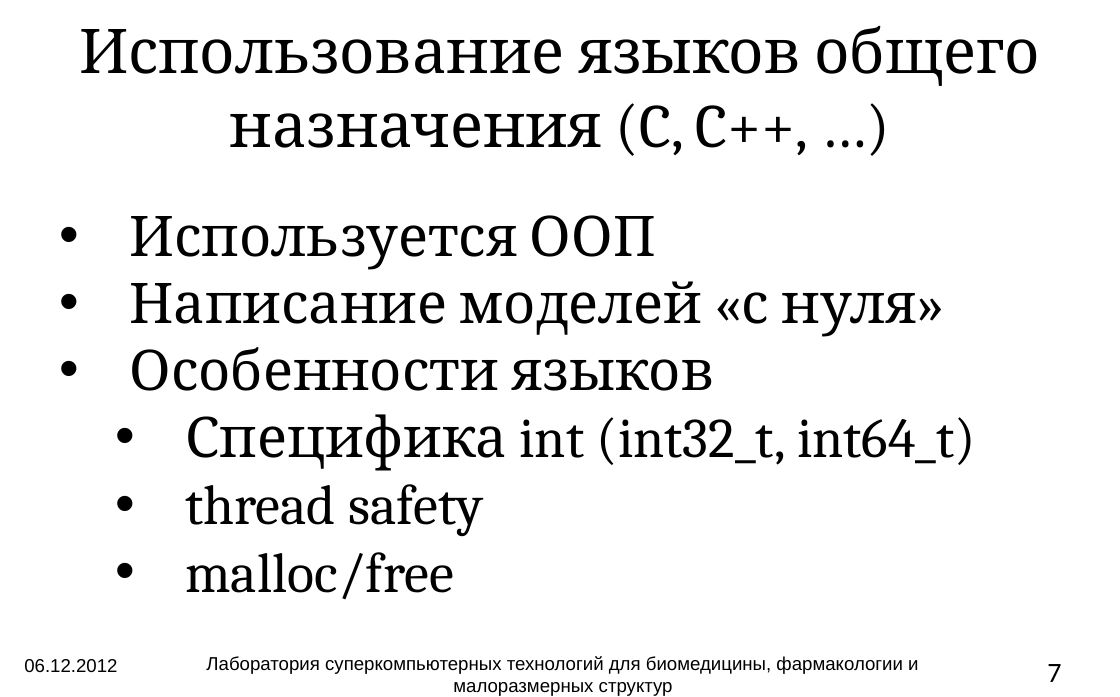
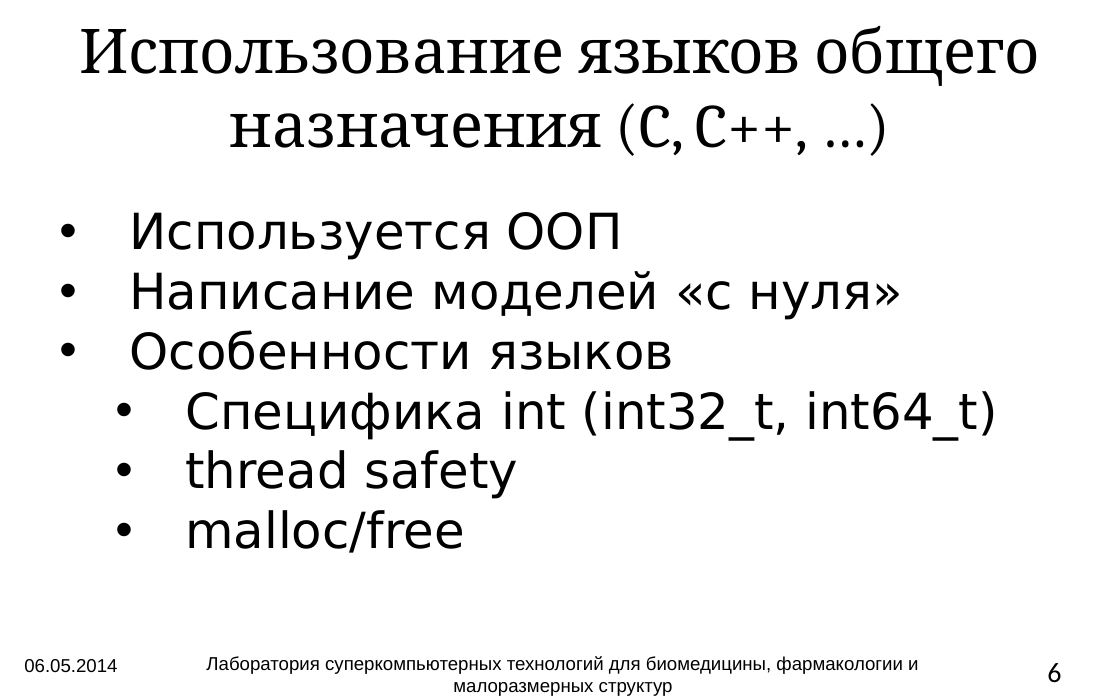
Before and after one commit to atakua/simlectures-archive, a slide deck: slide 6 of lecture12-languages/lecture12-languages.pptx (slide 7 before the commit). Drawn at 1120x697 pixels with LibreOffice and Linux fonts; fonts in the diff are those of the drawing; background and template pictures are left out. Boxes give left, top, right and bottom in pixels: in the first picture for what was removed or moved away, otherwise in the second. Text is boxed around its words. In the diff, an @@ line names an element or a change of style, - is before the commit and + after.

```diff
--- a/lecture12-languages/lecture12-languages.pptx
+++ b/lecture12-languages/lecture12-languages.pptx
@@ text "Используется ООП" at (129, 212, 997, 553): size 36 to 32 pt, font Cambria to DejaVu Sans @@
@@ text at (24, 659, 117, 673): text changed @@
-06.12.2012
+06.05.2014
@@ page number at (1047, 663, 1061, 683): text changed @@
-7
+6
```
Also in this commit, not shown: 18 other slides changed, 1 slide removed, 1 other file.
